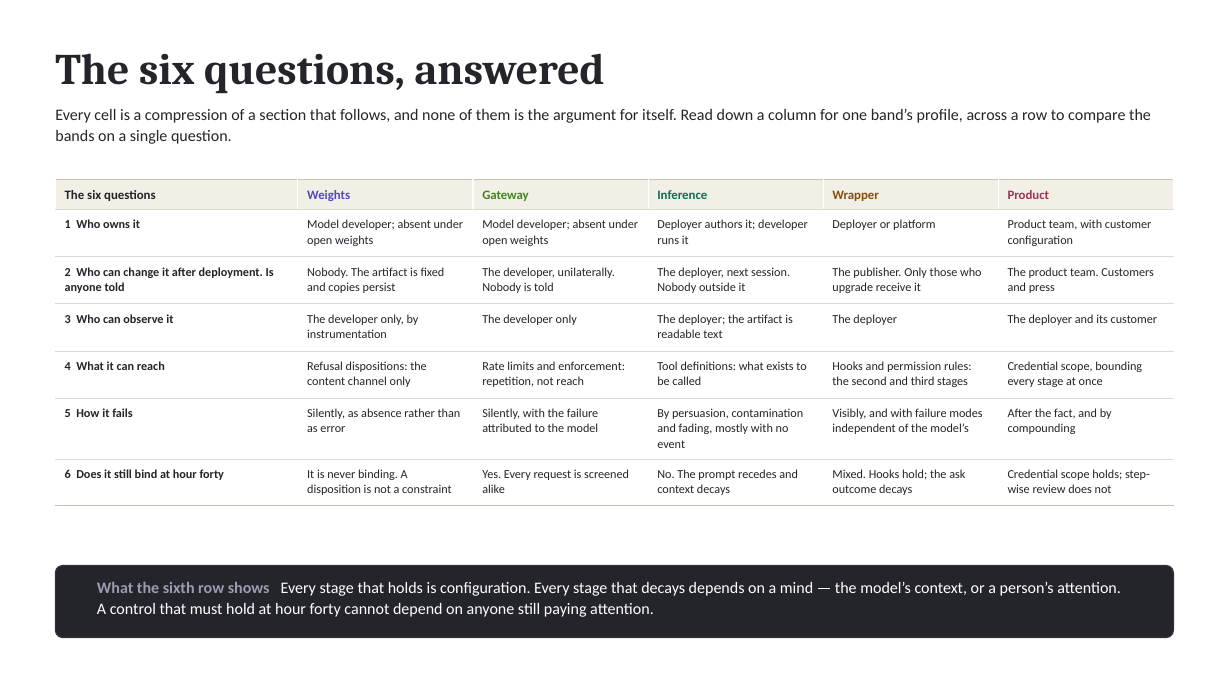
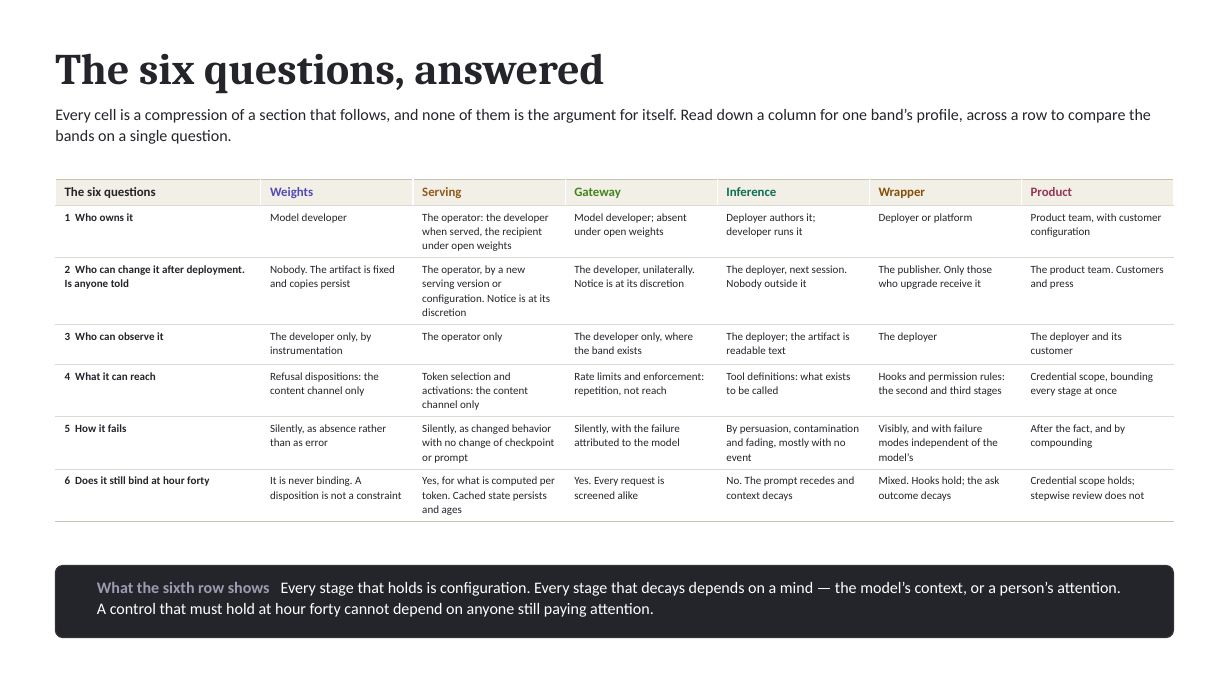
Before and after one commit to djc2002us/where-control-lives, a slide deck: slide 8 of where-control-lives-deck.pptx. Drawn at 1232x693 pixels with LibreOffice and Linux fonts; fonts in the diff are those of the drawing. Boxes give left, top, right and bottom in pixels: in the first picture for what was removed or moved away, otherwise in the second. Text is boxed around its words. In the diff, an @@ line names an element or a change of style, - is before the commit and + after.

```diff
--- a/where-control-lives-deck.pptx
+++ b/where-control-lives-deck.pptx
@@ table at bbox=[55, 179, 1176, 519] @@
-column 2: Weights | Model developer; absent under open weights | Nobody. The artifact is fixed and copies persist | The developer only, by instrumentation | Refusal dispositions: the content channel only | Silently, as absence rather than as error | It is never binding. A disposition is not a constraint
-column 3: Gateway | Model developer; absent under open weights | The developer, unilaterally. Nobody is told | The developer only | Rate limits and enforcement: repetition, not reach | Silently, with the failure attributed to the model | Yes. Every request is screened alike
+column 2: Weights | Model developer | Nobody. The artifact is fixed and copies persist | The developer only, by instrumentation | Refusal dispositions: the content channel only | Silently, as absence rather than as error | It is never binding. A disposition is not a constraint
+column 3: Serving | The operator: the developer when served, the recipient under open weights | The operator, by a new serving version or configuration. Notice is at its discretion | The operator only | Token selection and activations: the content channel only | Silently, as changed behavior with no change of checkpoint or prompt | Yes, for what is computed per token. Cached state persists and ages
+column 4: Gateway | Model developer; absent under open weights | The developer, unilaterally. Notice is at its discretion | The developer only, where the band exists | Rate limits and enforcement: repetition, not reach | Silently, with the failure attributed to the model | Yes. Every request is screened alike
-column 7, row 7: Credential scope holds; step-wise review does not
+column 7, row 7: Credential scope holds; stepwise review does not
```
Also in this commit, not shown: 37 other slides changed, 1 slide added, 4 other files.
